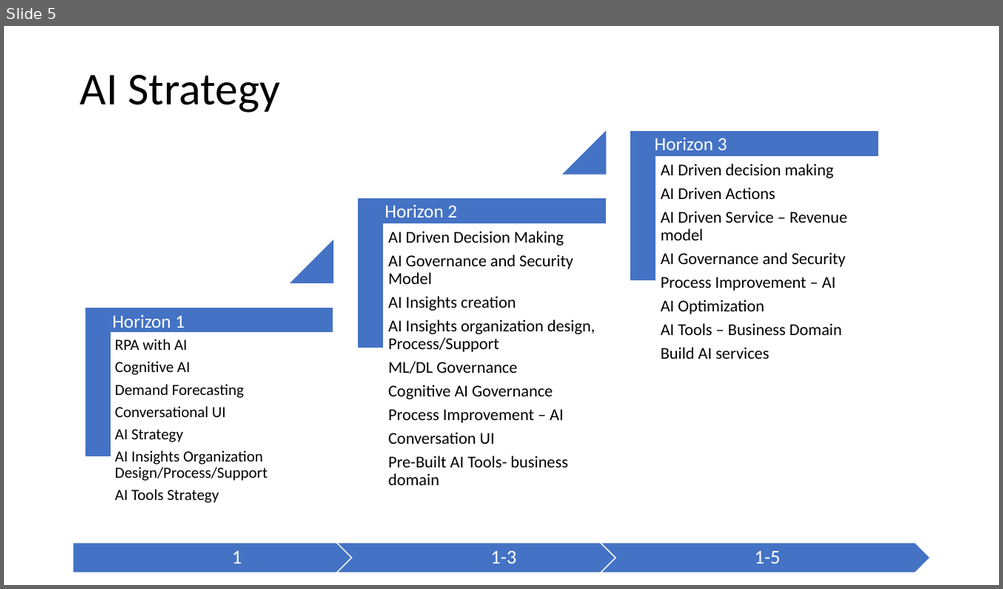
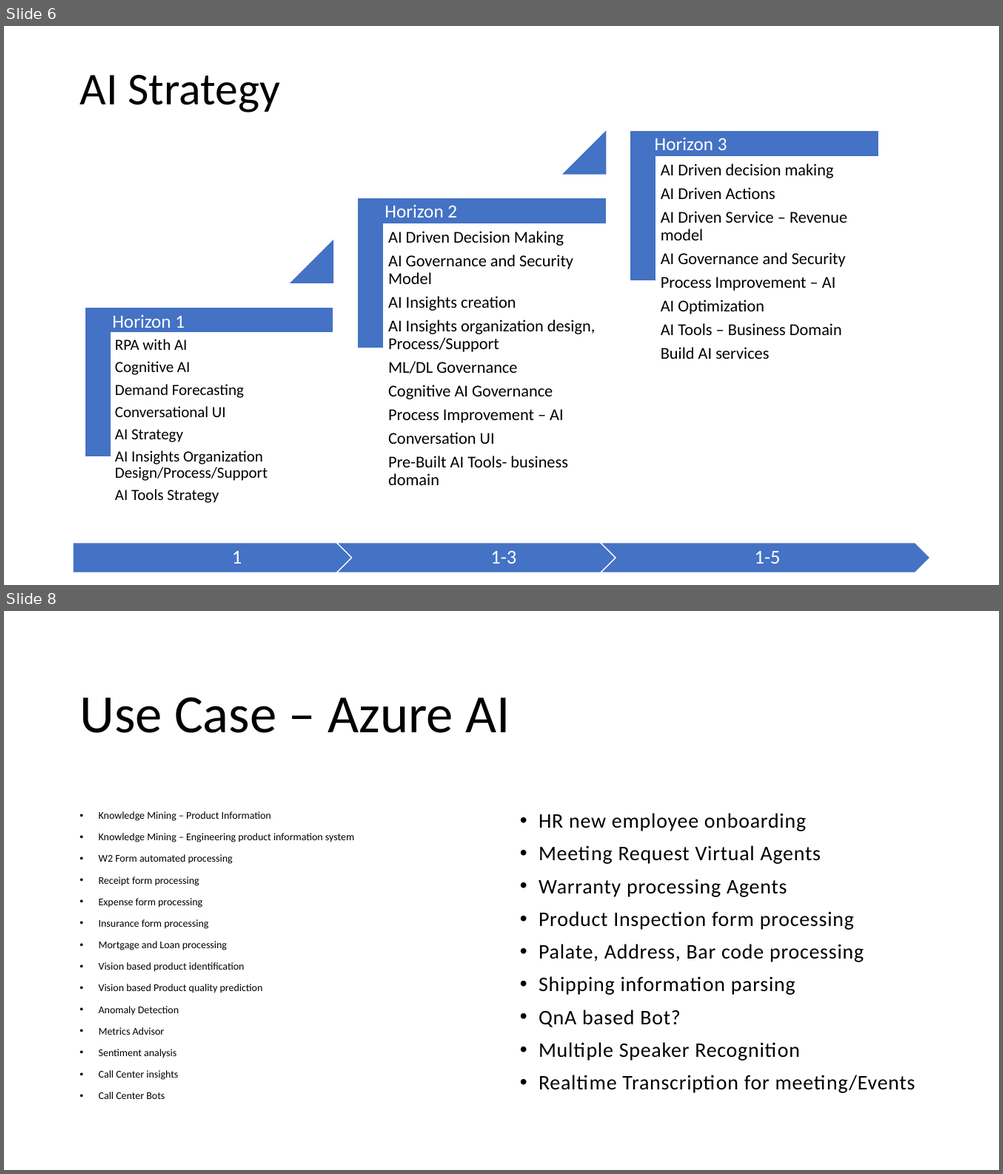
Before and after one commit to balakreshnan/datastrategy, a slide deck: DataHorizon1.pptx. Shown one above the other, each under a label of ours: slide 5 before the commit, slides 6 and 8 after it; the slides between them are not shown. The pictures are 1003x589 and 1003x1174 pixels, drawn with LibreOffice and Linux fonts; fonts in the diff are those of the drawing. Boxes give left, top, right and bottom in pixels: in the first picture for what was removed or moved away, otherwise in the second. Text is boxed around its words. In the diff, an @@ line names an element or a change of style, - is before the commit and + after.

```diff
--- a/DataHorizon1.pptx
+++ b/DataHorizon1.pptx
@@ slide 8 added at <box>4,611,999,1170</box>, background #FFFFFF @@
@@ title added at <box>79,697,509,733</box>, 52 pt, text #000000 @@
+Use Case – Azure AI
@@ text added at <box>99,812,354,1099</box>, 10 pt, text #000000 @@
+• Knowledge Mining – Product Information
+• Knowledge Mining – Engineering product information system
+• W2 Form automated processing
+• Receipt form processing
+• Expense form processing
+• Insurance form processing
+• Mortgage and Loan processing
+• Vision based product identification
+• Vision based Product quality prediction
+• Anomaly Detection
+• Metrics Advisor
+• Sentiment analysis
+• Call Center insights
+• Call Center Bots
@@ text added at <box>538,813,915,1093</box>, 20 pt, text #000000 @@
+• HR new employee onboarding
+• Meeting Request Virtual Agents
+• Warranty processing Agents
+• Product Inspection form processing
+• Palate, Address, Bar code processing
+• Shipping information parsing
+• QnA based Bot?
+• Multiple Speaker Recognition
+• Realtime Transcription for meeting/Events
@@ what was slide 5 is now slide 6 @@
```
Also in this commit, not shown: 1 slide changed, 6 other slides added, 1 other file.
